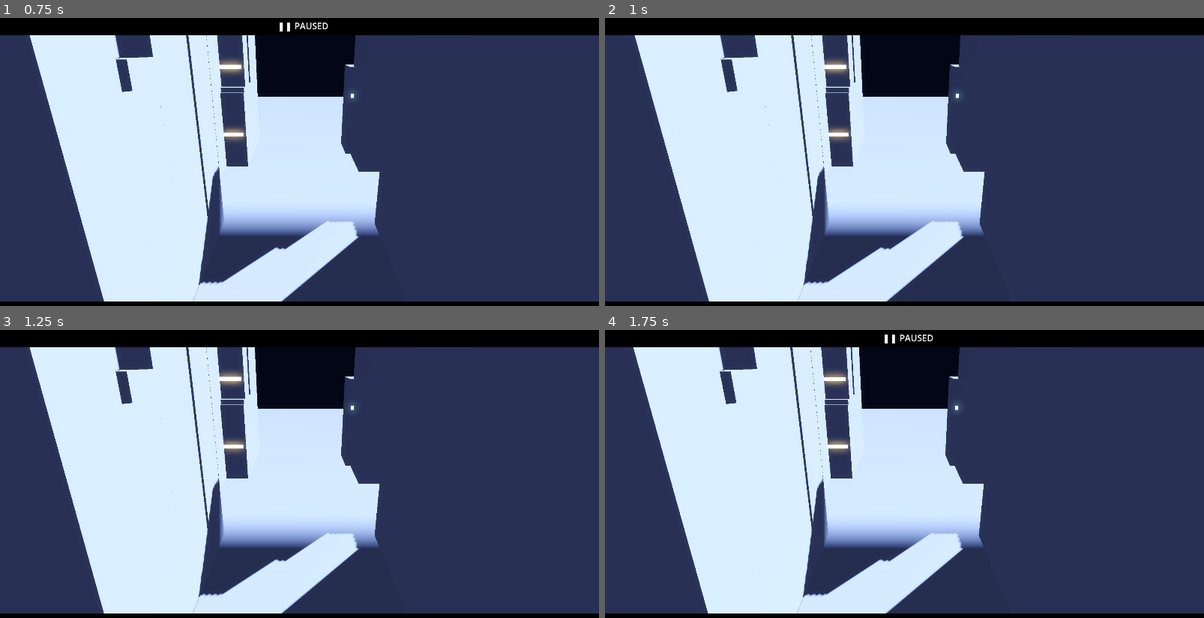
Above: before the commit, frames 1-4 (two rows, left to right).
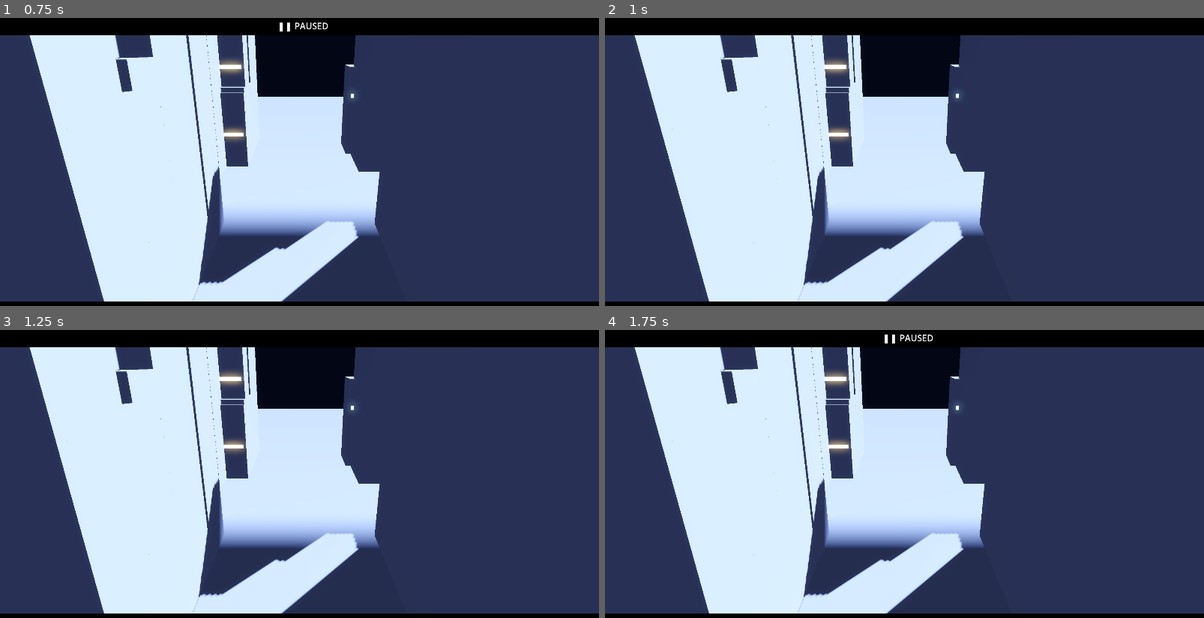
Above: after the commit, the same moments.

Repository: yankeeangelonero-hub/Gundamu-War
Game: Godot game, scene res://scenes/main.tscn
The game is run twice, just before and just after one commit, with the same random seed, the same clock (stepped at 60 frames per second) and the same inputs.
Inputs:
- Up to frame 1 (0.75 s): tap Enter at 0.5 s; tap P at 0.6 s
- Up to frame 2 (1 s): tap Space at 0.77 s
- Up to frame 3 (1.25 s): no input
- Up to frame 4 (1.75 s): tap Space at 1.25, 1.52 s; tap P at 1.35 s

Frames 1-2 are identical in both runs. In frame 3, 0.1% of the frame differs, in the area x 5-64%, y 5-99%; in frame 4, 1.3%, in the area x 4-64%, y 5-99%.
Error after the commit: Invalid call to function 'build_shot_list' in base 'GDScript'. Expected 2 argument(s). (res://scripts/main.gd:123)

Commit message:
feat(grade): wire Grade node + share one ShotGrammar instance across director/grade (codex #2)

Diff:
--- a/godot_director_spike/scripts/main.gd
+++ b/godot_director_spike/scripts/main.gd
@@ -43,7 +43,7 @@
 		get_tree().quit(1)
 		return
 	var DirectorScript: GDScript = load(director_path)
-	CityBuilder.build_environment(self)
+	var world_env := CityBuilder.build_environment(self)
 	CityBuilder.build(self)
 	var full_armor := "--armor" in OS.get_cmdline_user_args()
 	var rig := "--mesh" in OS.get_cmdline_user_args()
@@ -117,10 +117,19 @@
 			log_path = "res://data/%s.json" % arg.trim_prefix("--log=")
 	var events := FightLog.load_events(log_path)
 	var dur := FightLog.duration_sec(events)
-	var shots: Array = DirectorScript.build_shot_list(events, dur)
+	# Single source of truth (codex #2): ONE grammar instance flows to shot-gen,
+	# the director's runtime camera (_grammar), the Grade node, and garnish.
+	var grammar := ShotGrammar.default()
+	var shots: Array = DirectorScript.build_shot_list(events, dur, grammar)
 	director = DirectorScript.new()
 	add_child(director)
+	director.set("_grammar", grammar)
 	director.start(events, shots, camera, {"A": mech_a, "B": mech_b}, dur)
+	var GradeScript: GDScript = load("res://scripts/director/grade.gd")
+	var grade = GradeScript.new()
+	add_child(grade)
+	grade.bind(world_env.environment, grammar, director)
+	grade.apply_base()
 	var garnish := Garnish.new()
 	add_child(garnish)
 	garnish.setup({"A": mech_a, "B": mech_b}, director)
